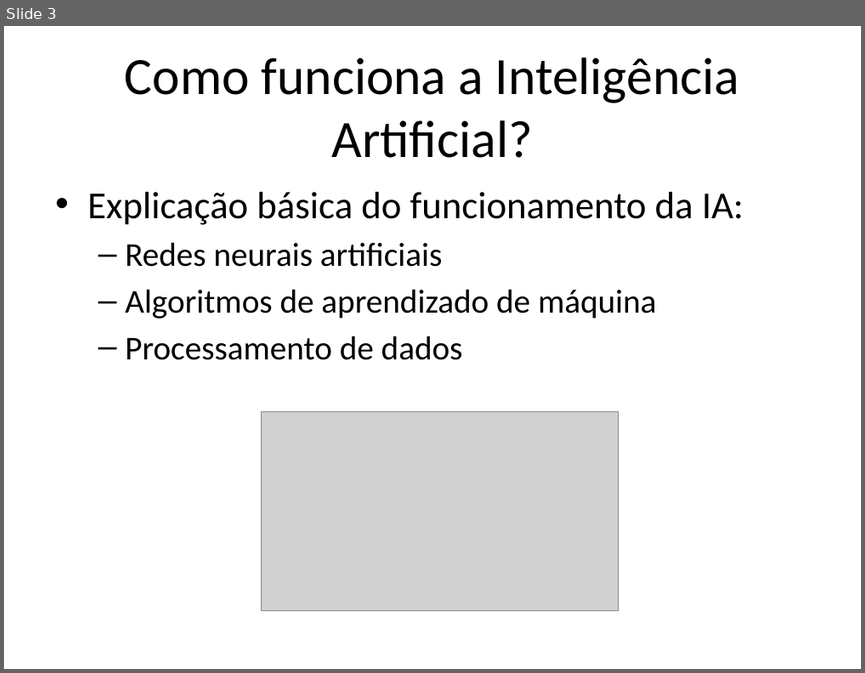
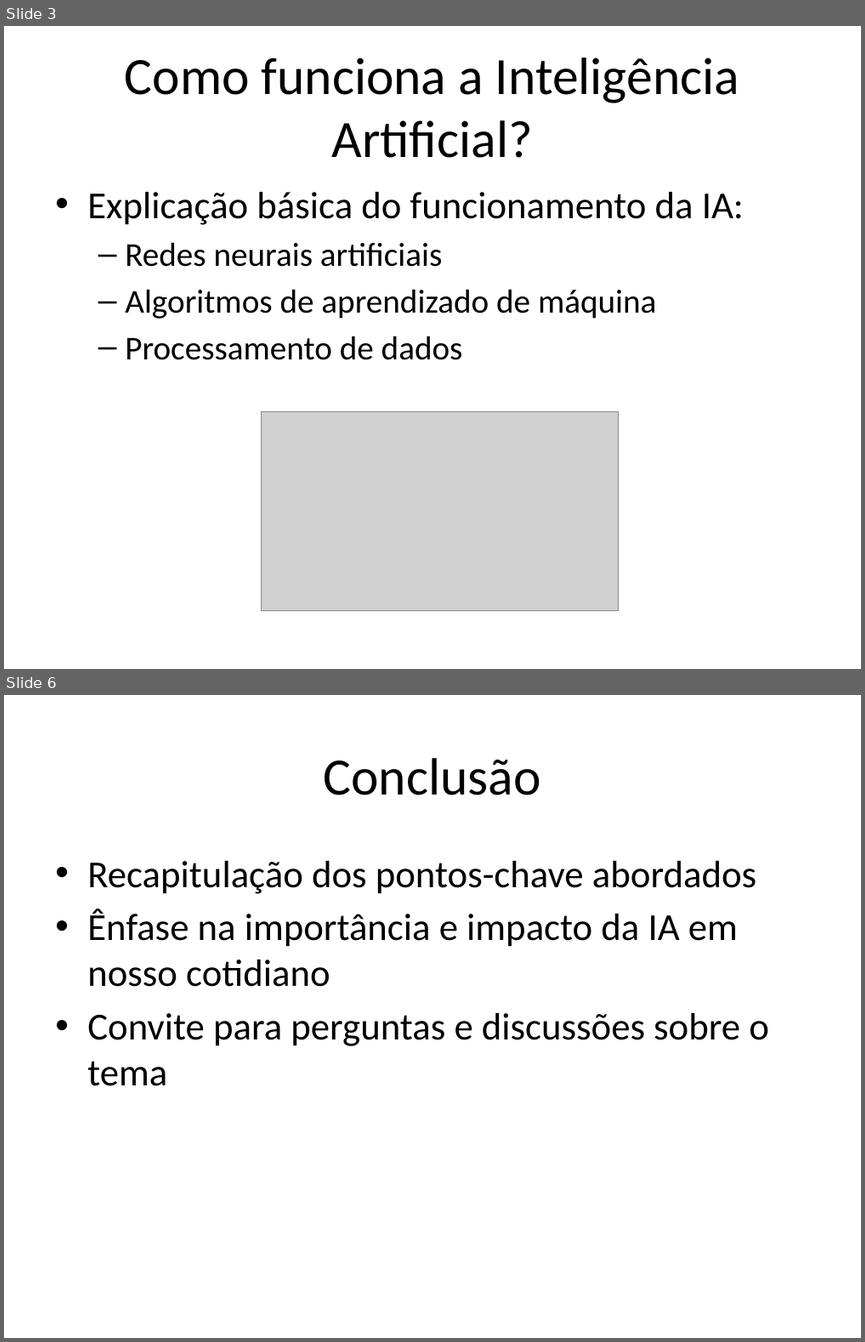
Before and after one commit to lcdlemos/EstagioNutes, a slide deck: Slides/roteiro_apresentacao.pptx. Shown one above the other, each under a label of ours: slide 3 before the commit, slides 3 and 6 after it; the slides between them are not shown. The pictures are 865x673 and 865x1342 pixels, drawn with LibreOffice and Linux fonts; fonts in the diff are those of the drawing; grey boxes stand for pictures. Boxes give left, top, right and bottom in pixels: in the first picture for what was removed or moved away, otherwise in the second. Text is boxed around its words. In the diff, an @@ line names an element or a change of style, - is before the commit and + after.

```diff
--- a/Slides/roteiro_apresentacao.pptx
+++ b/Slides/roteiro_apresentacao.pptx
@@ slide 6 added at <box>4,695,861,1338</box>, background #FFFFFF @@
@@ title added at <box>324,758,541,795</box>, 44 pt, text #000000 @@
+Conclusão
@@ text added at <box>87,861,769,1086</box>, 32 pt, text #000000 @@
+• Recapitulação dos pontos-chave abordados
+• Ênfase na importância e impacto da IA em nosso cotidiano
+• Convite para perguntas e discussões sobre o tema
```
Also in this commit, not shown: 2 slides changed, 1 other slide added, 2 other files.
